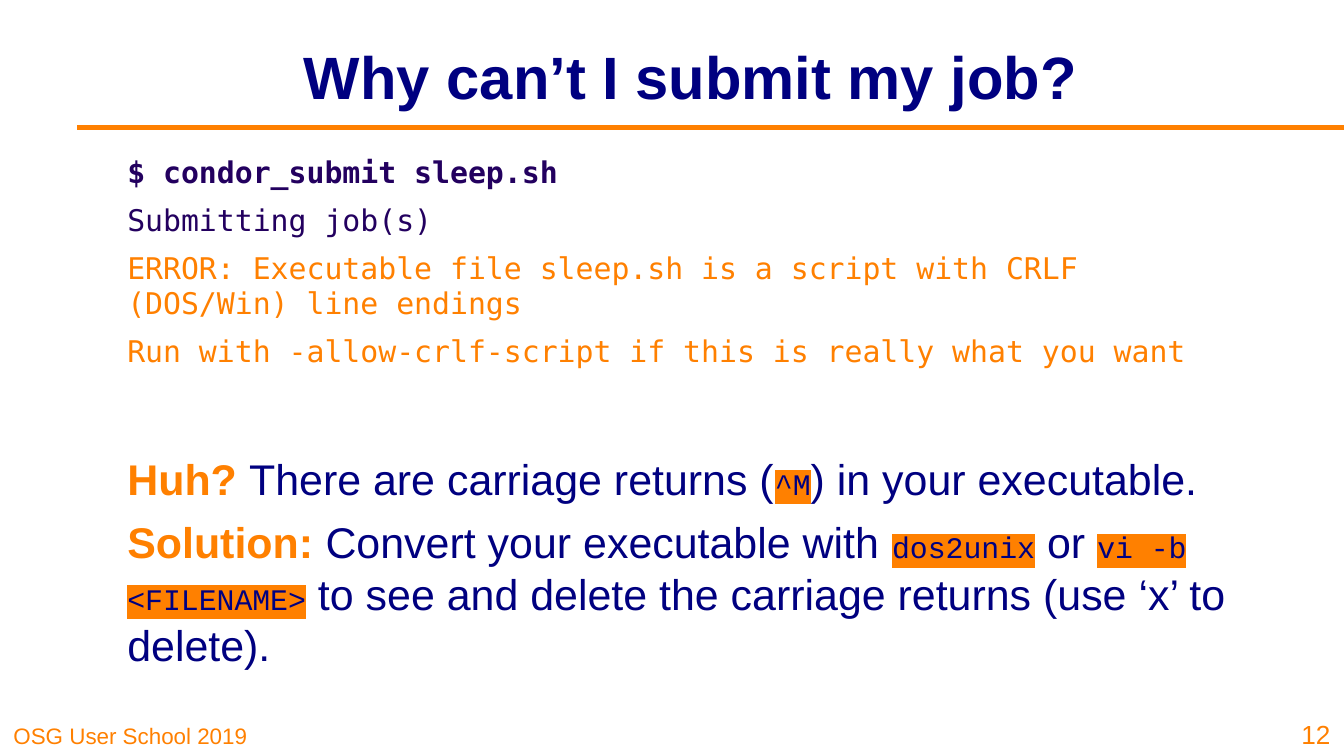
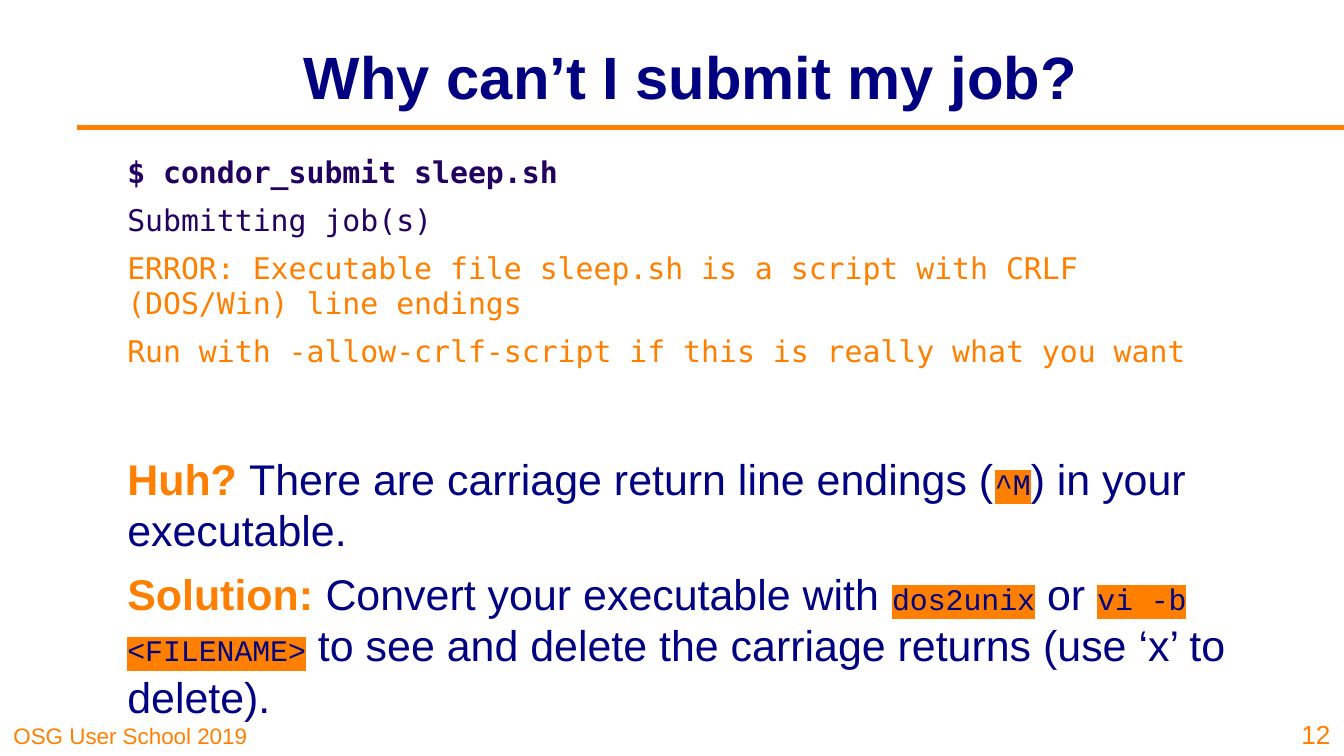
Before and after one commit to opensciencegrid/user-school-2019, a slide deck: slide 12 of docs/materials/day2/files/osgus19-day2-part1-troubleshooting.pptx. Drawn at 1344x756 pixels with LibreOffice and Linux fonts; fonts in the diff are those of the drawing; background and template pictures are left out. Boxes give left, top, right and bottom in pixels: in the first picture for what was removed or moved away, otherwise in the second. Text is boxed around its words. In the diff, an @@ line names an element or a change of style, - is before the commit and + after.

```diff
--- a/docs/materials/day2/files/osgus19-day2-part1-troubleshooting.pptx
+++ b/docs/materials/day2/files/osgus19-day2-part1-troubleshooting.pptx
@@ text at (127,464,1186,547): text changed @@
-Huh? There are carriage returns (^M) in your executable.
+Huh? There are carriage return line endings (^M) in your executable.
```
Also in this commit, not shown: 3 other slides changed, 1 slide added, 1 slide removed, 1 other file.
